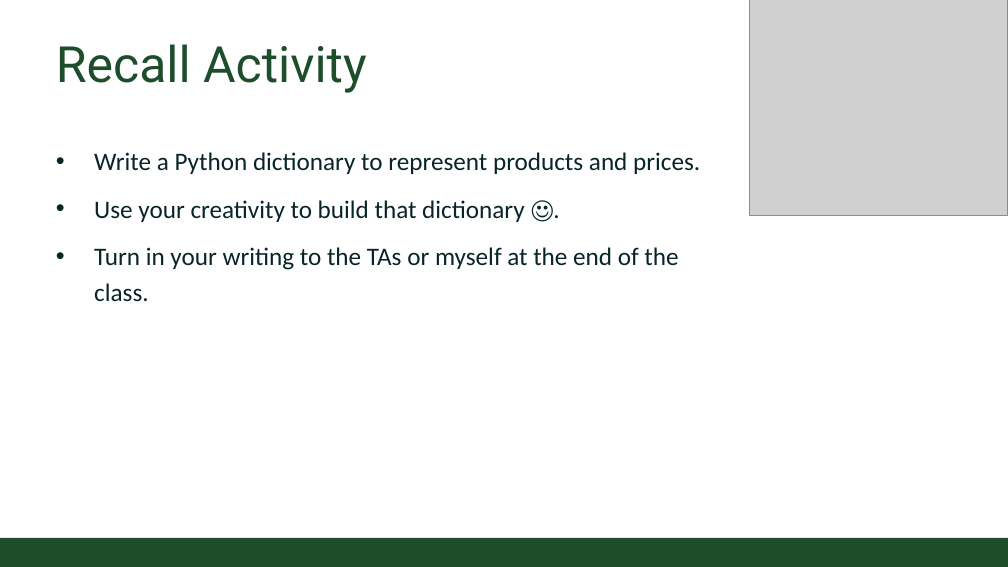
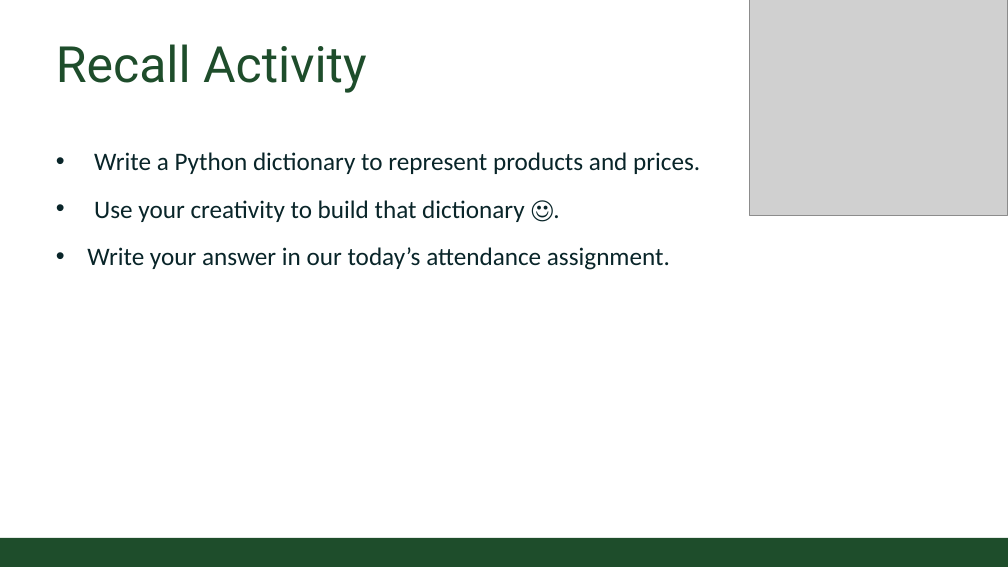
Before and after one commit to CSU-CS152/Handouts, a slide deck: slide 3 of 07_02RecursionCS152.pptx. Drawn at 1008x567 pixels with LibreOffice and Linux fonts; fonts in the diff are those of the drawing; grey boxes stand for pictures; background and template pictures are left out. Boxes give left, top, right and bottom in pixels: in the first picture for what was removed or moved away, otherwise in the second. Text is boxed around its words. In the diff, an @@ line names an element or a change of style, - is before the commit and + after.

```diff
--- a/07_02RecursionCS152.pptx
+++ b/07_02RecursionCS152.pptx
@@ text at bbox=[87, 247, 670, 270]: text changed @@
-• Turn in your writing to the TAs or myself at the end of the class.
+• Write your answer in our today’s attendance assignment.
```
Also in this commit, not shown: 3 other files.
